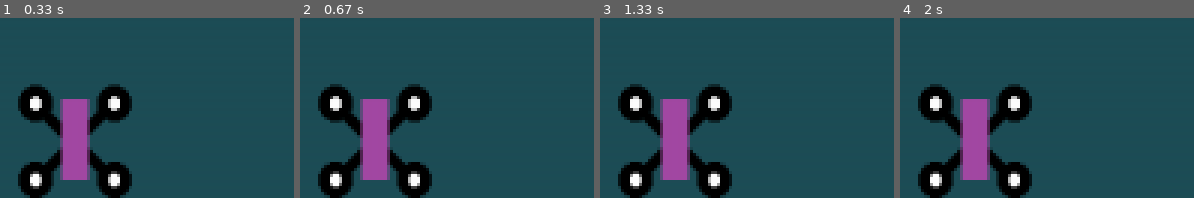
Above: before the commit, frames 1-4 (left to right).
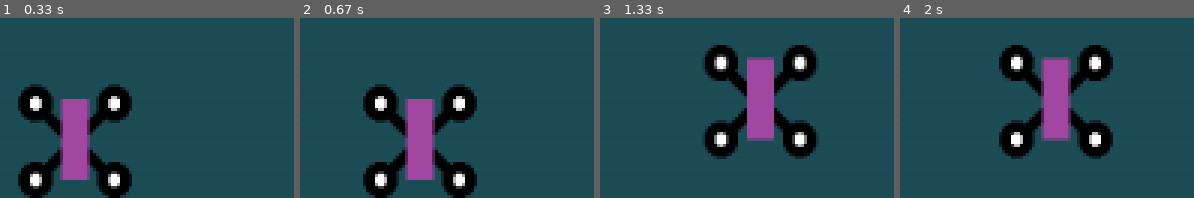
Above: after the commit, the same moments.

Repository: jhealy739/pygame_training
Game: pygame game, started from pgtraining_main.py
Same seed, same stepped clock (60 frames per second), same inputs: the game is played once before the commit and once after it.
Inputs:
- Up to frame 1 (0.33 s): no input
- Up to frame 2 (0.67 s): hold Right from 0.33 s (still down)
- Up to frame 3 (1.33 s): release Right at 0.8 s; hold Up 0.83-1.13 s; hold Right from 1.17 s (still down)
- Up to frame 4 (2 s): release Right at 1.63 s; hold Left from 1.67 s (still down)

Frame 1 is identical in both runs. In frame 2, 23% of the frame differs, in the area x 6-61%, y 36-100%; in frame 3, 28%; in frame 4, 28%, in the area x 6-73%, y 15-100%.

Commit message:
Added movement flags in the ship class. These are triggered by key events in the check_events function of the game_functions class.

Diff:
--- a/game_functions.py
+++ b/game_functions.py
@@ -1,11 +1,40 @@
 import sys
 import pygame
 
-def check_events():
+def check_events(ship):
     #Respond to keybpresses and mouse events
     for event in pygame.event.get():
+            #Quits the game
             if event.type == pygame.QUIT:
                 sys.exit()
+
+            #Check key down events
+            elif event.type == pygame.KEYDOWN:
+                if event.key == pygame.K_RIGHT:
+                    ship.moving_right = True
+
+                elif event.key == pygame.K_LEFT:
+                    ship.moving_left = True
+
+                elif event.key == pygame.K_UP:
+                    ship.moving_up = True
+
+                elif event.key == pygame.K_DOWN:
+                    ship.moving_down = True
+
+            #Check key up events
+            elif event.type == pygame.KEYUP:
+                if event.key == pygame.K_RIGHT:
+                    ship.moving_right = False
+
+                elif event.key == pygame.K_LEFT:
+                    ship.moving_left = False
+
+                elif event.key == pygame.K_UP:
+                    ship.moving_up = False
+
+                elif event.key == pygame.K_DOWN:
+                    ship.moving_down = False
 
 def update_screen(bg_color, screen, ship):
     #Redraw the screen during each pass through the loop.
--- a/pgtraining_main.py
+++ b/pgtraining_main.py
@@ -18,8 +18,8 @@
     #Start the main loop for the game
     while True:
         #Watch for keyboard and mouse events
-        gf.check_events()
-        gf.update_screen(ai_settings.bg_color, screen, ship)
+        gf.check_events(ship)
+        gf.update_screen(bg_color, screen, ship)
 
 
 run_game()
--- a/ship.py
+++ b/ship.py
@@ -16,6 +16,24 @@
         self.rect.centerx = self.screen_rect.centerx
         self.rect.bottom = self.screen_rect.bottom
 
+        #Movement flags. When they are True the ship will move one px for screen flip
+        self.moving_right = False
+        self.moving_left = False
+        self.moving_up = False
+        self.moving_down = False
+
     def blitme(self):
-        #Draw the ship at its current location.
+        #Check movement flags and then draw the ship at its current location.
+        if self.moving_right == True:
+            self.rect.centerx += 1
+
+        elif self.moving_left == True:
+            self.rect.centerx -= 1
+
+        elif self.moving_up == True:
+            self.rect.bottom -= 1
+
+        elif self.moving_down == True:
+            self.rect.bottom += 1
+
         self.screen.blit(self.image, self.rect)
